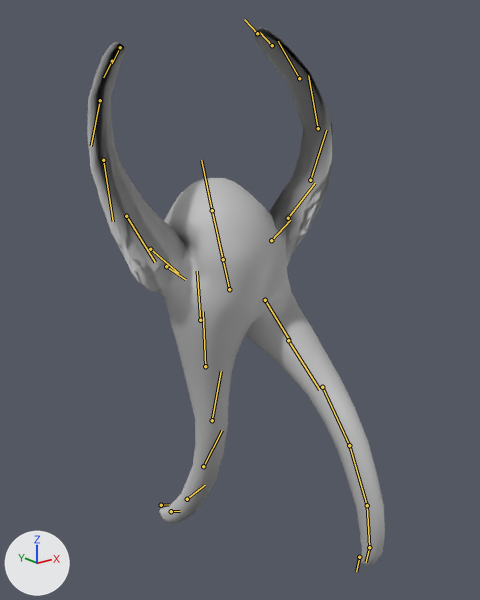
An edit to the FBX model Assets/Michala/Models/MCCarryItem.fbx, drawn before and after from the same camera.
Before and after are seen from a camera (50 mm lens) standing at (-0.0336, -0.0435, 0.0401) and looking at (-0.0012, -0.003, 0.0239). Lighting does not change. The marker at lower left points along +X, +Y and +Z. Both versions are drawn at frame 25 of the action 'Take 001'; the numbers are the values there. The bones that bend it are drawn over the model as lines.
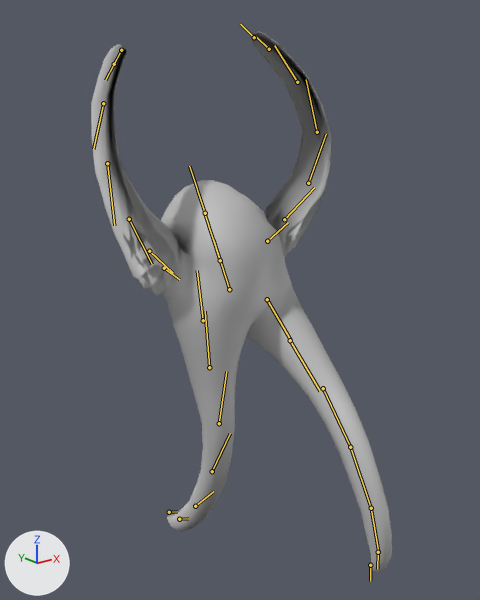
Boxes [x1, y1, x2, y2] around the edits, measured in the pictures (480 x 600 px):
'pCube1', posed: before [87, 27, 385, 566]; after [91, 31, 392, 573]
bone 'core', root to tip: before (229, 289) to (218, 238); after (229, 289) to (213, 239)
bone 'r_shoulder', root to tip: before (166, 266) to (185, 279); after (164, 268) to (179, 279)
bone 'r_arm1', root to tip: before (150, 249) to (178, 273); after (149, 251) to (173, 273)
bone 'r_arm2', root to tip: before (126, 216) to (155, 262); after (129, 219) to (152, 264)
bone 'r_arm3', root to tip: before (103, 160) to (113, 221); after (107, 163) to (114, 225)
bone 'r_arm4', root to tip: before (100, 100) to (91, 146); after (103, 103) to (93, 149)
bone 'r_hip', root to tip: before (200, 320) to (197, 271); after (203, 320) to (197, 270)
bone 'r_leg2', root to tip: before (212, 420) to (221, 371); after (219, 423) to (226, 371)
bone 'r_leg3', root to tip: before (203, 466) to (222, 430); after (212, 471) to (230, 433)
bone 'l_hip', root to tip: before (265, 300) to (289, 340); after (267, 299) to (291, 340)
bone 'l_leg2', root to tip: before (322, 387) to (349, 445); after (323, 388) to (350, 447)
bone 'l_leg3', root to tip: before (349, 445) to (367, 505); after (350, 447) to (371, 508)
bone 'l_leg4', root to tip: before (367, 505) to (369, 547); after (371, 508) to (378, 551)
bone 'l_shoulder', root to tip: before (271, 240) to (290, 220); after (267, 241) to (288, 222)
bone 'l_arm1', root to tip: before (288, 218) to (315, 183); after (284, 219) to (314, 187)
bone 'l_arm2', root to tip: before (310, 180) to (326, 130); after (308, 183) to (326, 134)
bone 'l_arm3', root to tip: before (318, 128) to (308, 75); after (317, 132) to (306, 79)
bone 'l_arm4', root to tip: before (299, 78) to (278, 41); after (297, 82) to (274, 45)

What the commit changed:
Bone 'core' (bone_core) turns from (-15, -4, 5) to (-25, -4, 5) degrees about its own x, y and z.
Bone 'r_shoulder' (bone_r_shoulder) turns from (-78, -63, 11) to (-94, -49, 34) degrees about its own x, y and z.
Bone 'r_arm1' (bone_r_arm1) turns from (-5, -8, 0) to (-4, -7, 1) degrees about its own x, y and z.
Bone 'r_arm2' (bone_r_arm2) turns from (-21, -22, -1) to (-24, -20, 7) degrees about its own x, y and z.
Bone 'r_arm3' (bone_r_arm3) turns from (-36, -22, 16) to (-33, -16, 23) degrees about its own x, y and z.
Bone 'r_arm4' (bone_r_arm4) turns from (-17, -9, 18) to (-12, -6, 21) degrees about its own x, y and z.
Bone 'r_hip' (bone_r_hip) turns from (14, 4, -1) to (20, 4, -1) degrees about its own x, y and z.
Bone 'r_leg2' (bone_r_leg2) turns from (14, 0, -3) to (15, 0, -3) degrees about its own x, y and z.
Bone 'r_leg3' (bone_r_leg3) turns from (15, 0, -1) to (16, 0, -1) degrees about its own x, y and z.
Bone 'l_hip' (bone_l_hip) turns from (-33, -8, 3) to (-21, -8, 2) degrees about its own x, y and z.
Bone 'l_leg2' (bone_l_leg2) turns from (13, 0, -2) to (10, 0, -2) degrees about its own x, y and z.
Bone 'l_leg3' (bone_l_leg3) turns from (14, 0, -1) to (11, 0, -1) degrees about its own x, y and z.
Bone 'l_leg4' (bone_l_leg4) turns from (14, 0, 0) to (11, 0, 0) degrees about its own x, y and z.
Bone 'l_shoulder' (bone_l_shoulder) turns from (-85, -60, 20) to (-96, -43, 38) degrees about its own x, y and z.
Bone 'l_arm1' (bone_l_arm1) turns from (-6, -9, 0) to (-6, -8, 2) degrees about its own x, y and z.
Bone 'l_arm2' (bone_l_arm2) turns from (-23, -20, 6) to (-25, -18, 11) degrees about its own x, y and z.
Bone 'l_arm3' (bone_l_arm3) turns from (-31, -17, 20) to (-28, -13, 24) degrees about its own x, y and z.
Bone 'l_arm4' (bone_l_arm4) turns from (-14, -7, 19) to (-10, -4, 20) degrees about its own x, y and z.
